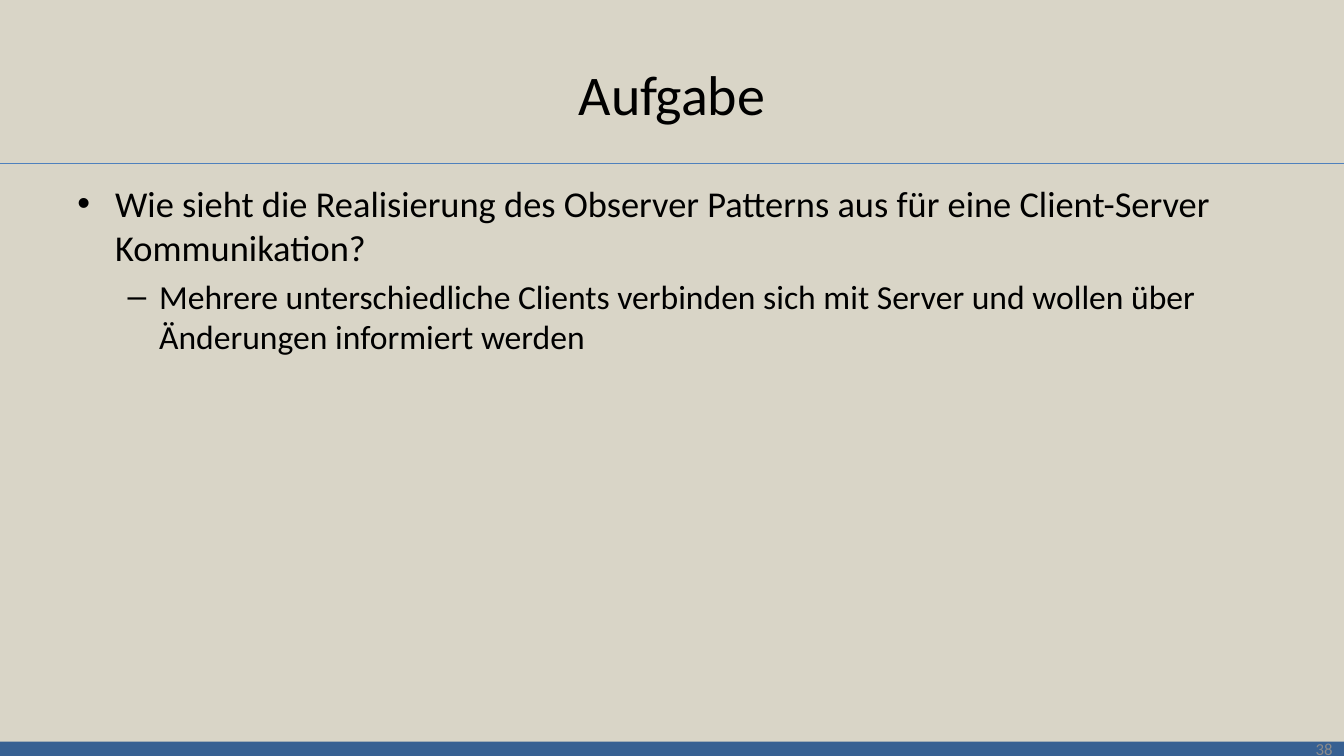
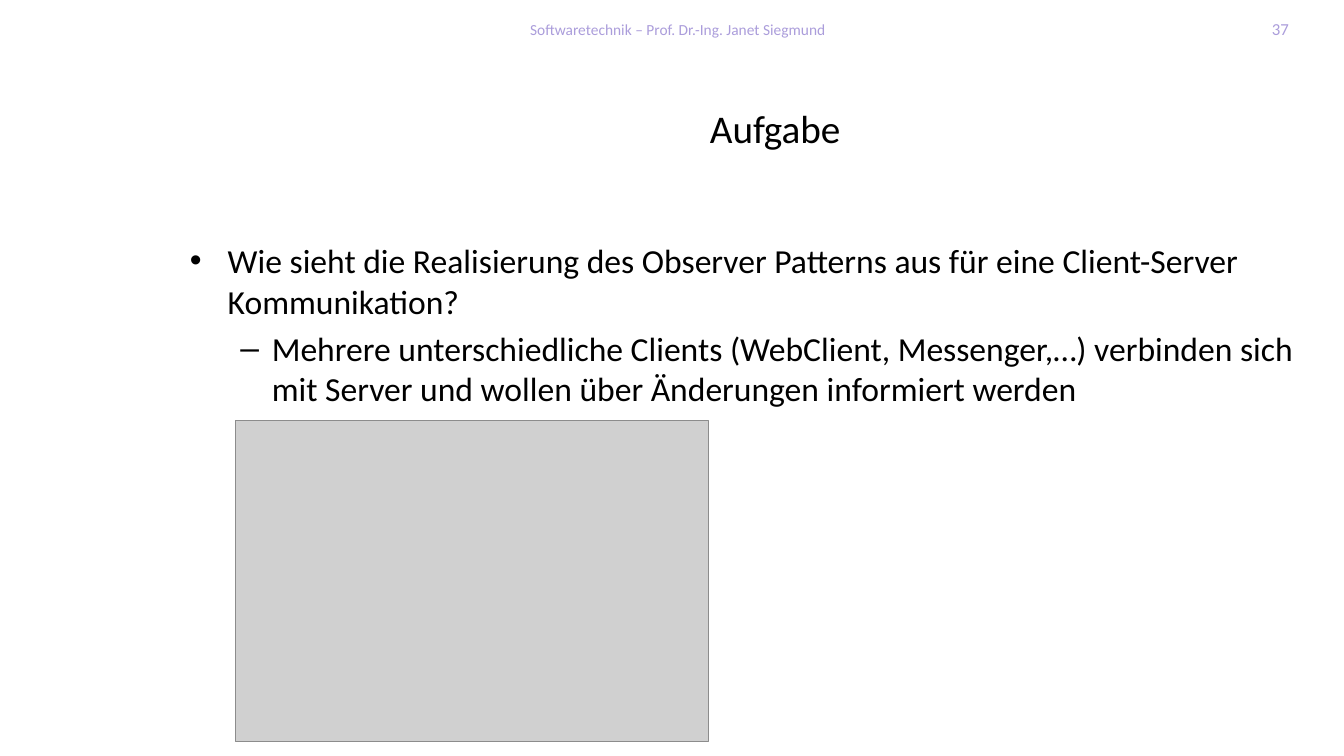
Before and after one commit to feigensp/lehre, a slide deck: slide 37 of se/slides/05_DesignPatterns.pptx (slide 38 before the commit). Drawn at 1344x756 pixels with LibreOffice and Linux fonts; fonts in the diff are those of the drawing; grey boxes stand for pictures; background and template pictures are left out. Boxes give left, top, right and bottom in pixels: in the first picture for what was removed or moved away, otherwise in the second. Text is boxed around its words. In the diff, an @@ line names an element or a change of style, - is before the commit and + after.

```diff
--- a/se/slides/05_DesignPatterns.pptx
+++ b/se/slides/05_DesignPatterns.pptx
@@ background #D9D5C7 to picture (left out) @@
@@ text added at [530,24,825,38], 11 pt, text #AB9DDB @@
+Softwaretechnik – Prof. Dr.-Ing. Janet Siegmund
@@ page number added at [1272,24,1289,35], 12 pt, text #AB9DDB @@
+37
@@ title "Aufgabe": place and size @@
-title "Aufgabe" at [579,76,765,125]
+title "Aufgabe" at [710,115,840,150]
@@ title "Aufgabe" at [710,115,840,150]: size 40 to 28 pt @@
@@ line removed from (0, 163) to (1344, 163) @@
@@ text "Wie sieht die Realisierung des ...": place and size @@
-text "Wie sieht die Realisierung des ..." at [115,191,1210,355]
+text "Wie sieht die Realisierung des ..." at [228,249,1293,407]
@@ text at [228,249,1238,315]: size 26 to 24 pt in "Wie sieht die Realisierung des Observer Patterns ..." @@
@@ text at [272,336,1293,407]: text changed @@
-  – Mehrere unterschiedliche Clients verbinden sich mit Server und wollen über Änderungen informiert werden
+  – Mehrere unterschiedliche Clients (WebClient, Messenger,…) verbinden sich mit Server und wollen über Änderungen informiert werden
@@ picture added at [236,420,709,742] @@
@@ rectangle removed at [0,742,1344,756] @@
@@ page number removed at [1316,744,1333,755] @@
-38
```
Also in this commit, not shown: 47 other slides changed, 1 slide removed, 7 other files.
